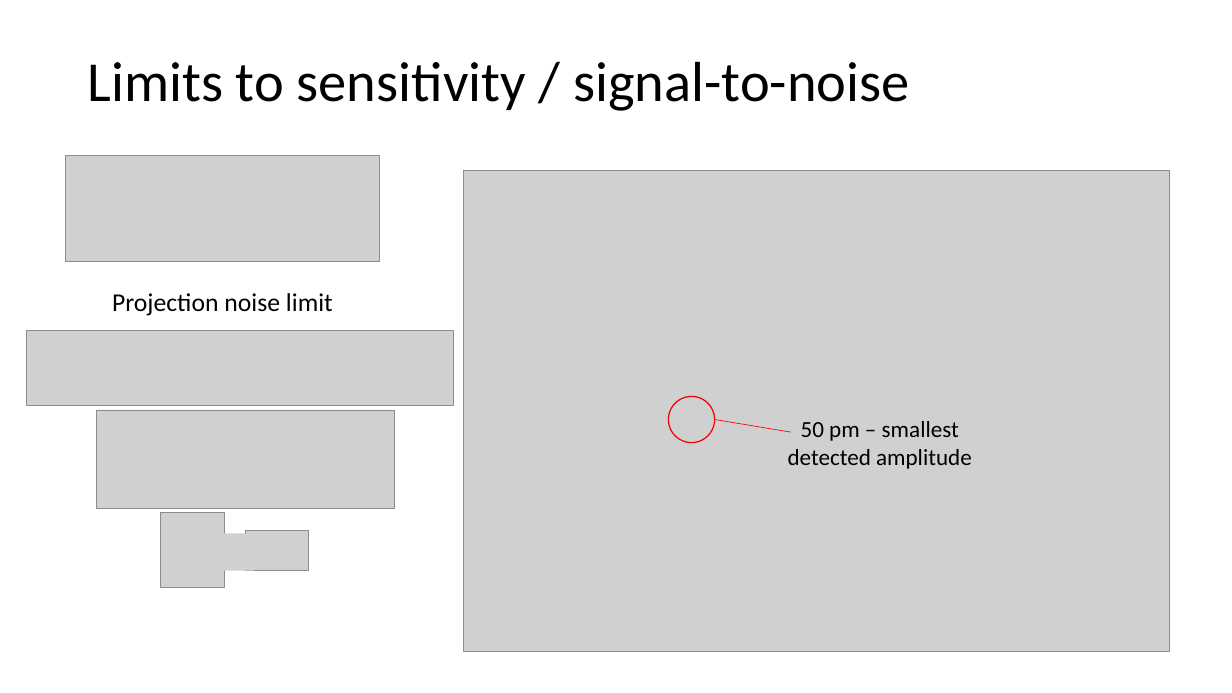
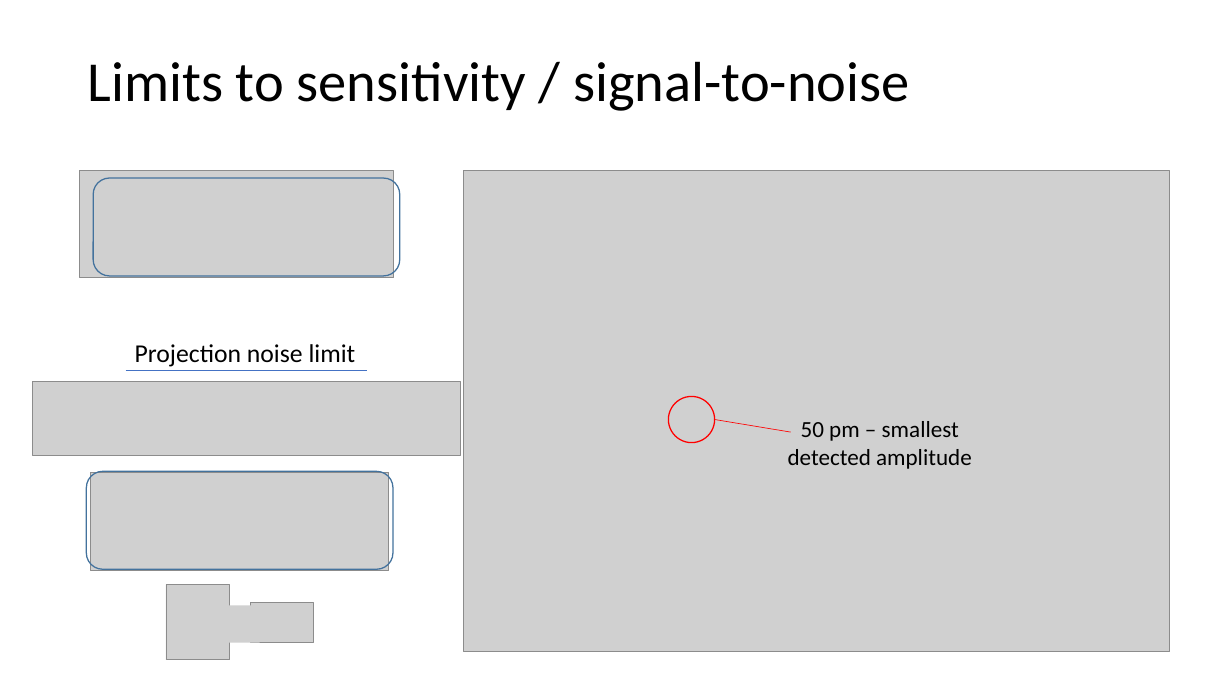
Before and after one commit to kgilmo/amplitude_sensing_paper, a slide deck: slide 7 of amplitude_sensing_penning.pptx. Drawn at 1232x693 pixels with LibreOffice and Linux fonts; fonts in the diff are those of the drawing; grey boxes stand for pictures. Boxes give left, top, right and bottom in pixels: in the first picture for what was removed or moved away, otherwise in the second. Text is boxed around its words. In the diff, an @@ line names an element or a change of style, - is before the commit and + after.

Commit message:
updates

```diff
--- a/amplitude_sensing_penning.pptx
+++ b/amplitude_sensing_penning.pptx
@@ picture: place and size @@
-picture at (65,155,380,262)
+picture at (79,171,395,278)
@@ rounded rectangle added at (93,178,400,276), outline #43739E 1 pt @@
@@ text "Projection noise limit": place and size @@
-text "Projection noise limit" at (112,293,333,316)
+text "Projection noise limit" at (135,344,356,367)
@@ picture: place and size @@
-picture at (27,331,455,406)
+picture at (32,382,460,457)
@@ line added from (126, 371) to (368, 371), #4472C4 1 pt @@
@@ rounded rectangle added at (87,471,394,569), outline #43739E 1 pt @@
@@ picture: place and size @@
-picture at (96,410,395,508)
+picture at (91,472,389,570)
@@ picture removed at (213,533,254,570) @@
@@ picture: place and size @@
-picture at (161,513,225,588)
+picture at (166,585,230,660)
@@ picture added at (219,605,260,642) @@
@@ picture: place and size @@
-picture at (246,531,309,571)
+picture at (251,603,314,642)
```
Also in this commit, not shown: 2 other slides changed, 1 slide added, 1 slide removed.
